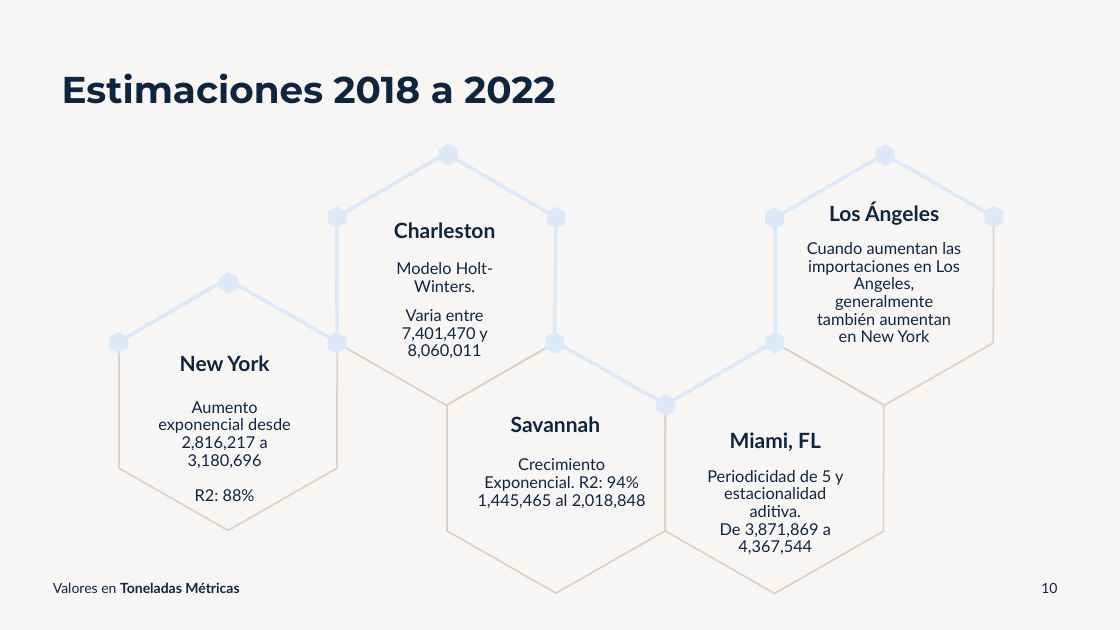
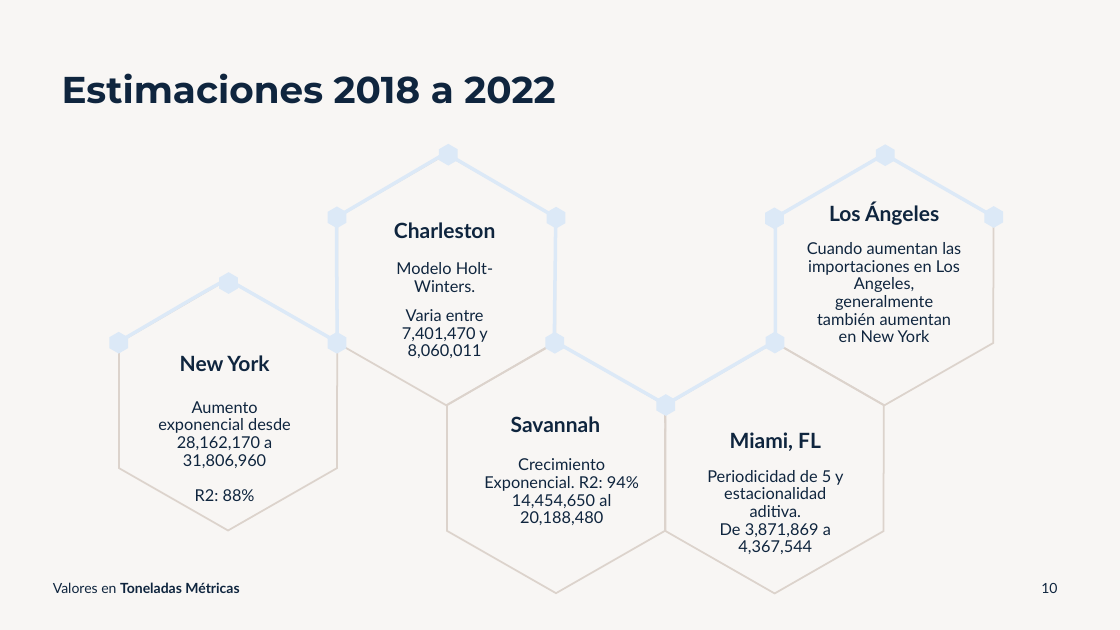
Before and after one commit to isaacmedina/usa-container-ports-timeline-series, a slide deck: slide 10 of docs/Presentacion.pptx. Drawn at 1120x630 pixels with LibreOffice and Linux fonts; fonts in the diff are those of the drawing. Boxes give left, top, right and bottom in pixels: in the first picture for what was removed or moved away, otherwise in the second. Text is boxed around its words. In the diff, an @@ line names an element or a change of style, - is before the commit and + after.

```diff
--- a/docs/Presentacion.pptx
+++ b/docs/Presentacion.pptx
@@ text at <box>158,401,291,468</box>: text changed @@
-Aumento exponencial desde 2,816,217 a 3,180,696
+Aumento exponencial desde 28,162,170 a 31,806,960
@@ text at <box>512,494,611,525</box>: text changed @@
-1,445,465 al 2,018,848
+14,454,650 al 20,188,480
```
Also in this commit, not shown: 2 other slides changed, 2 other files.
